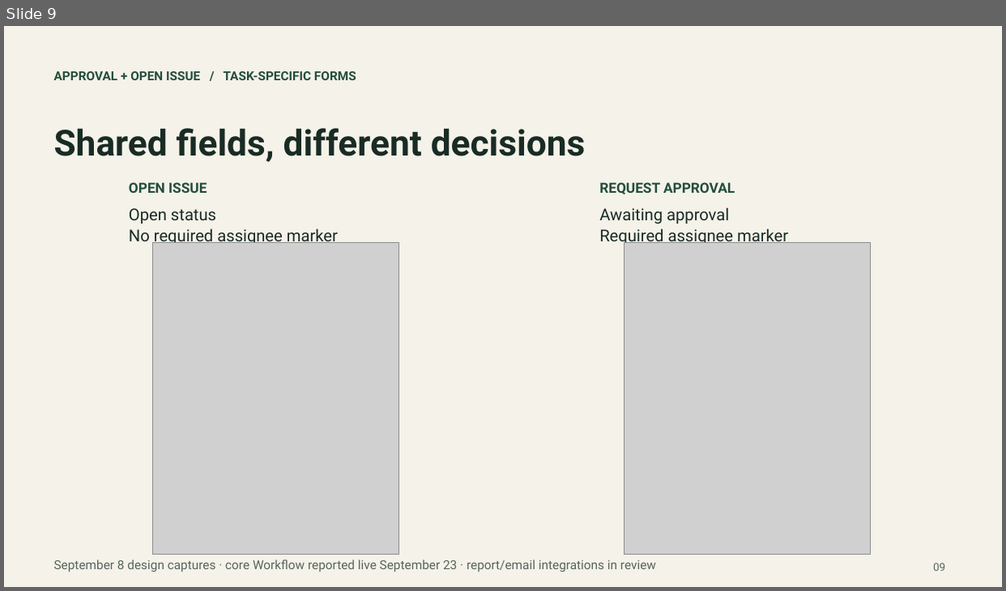
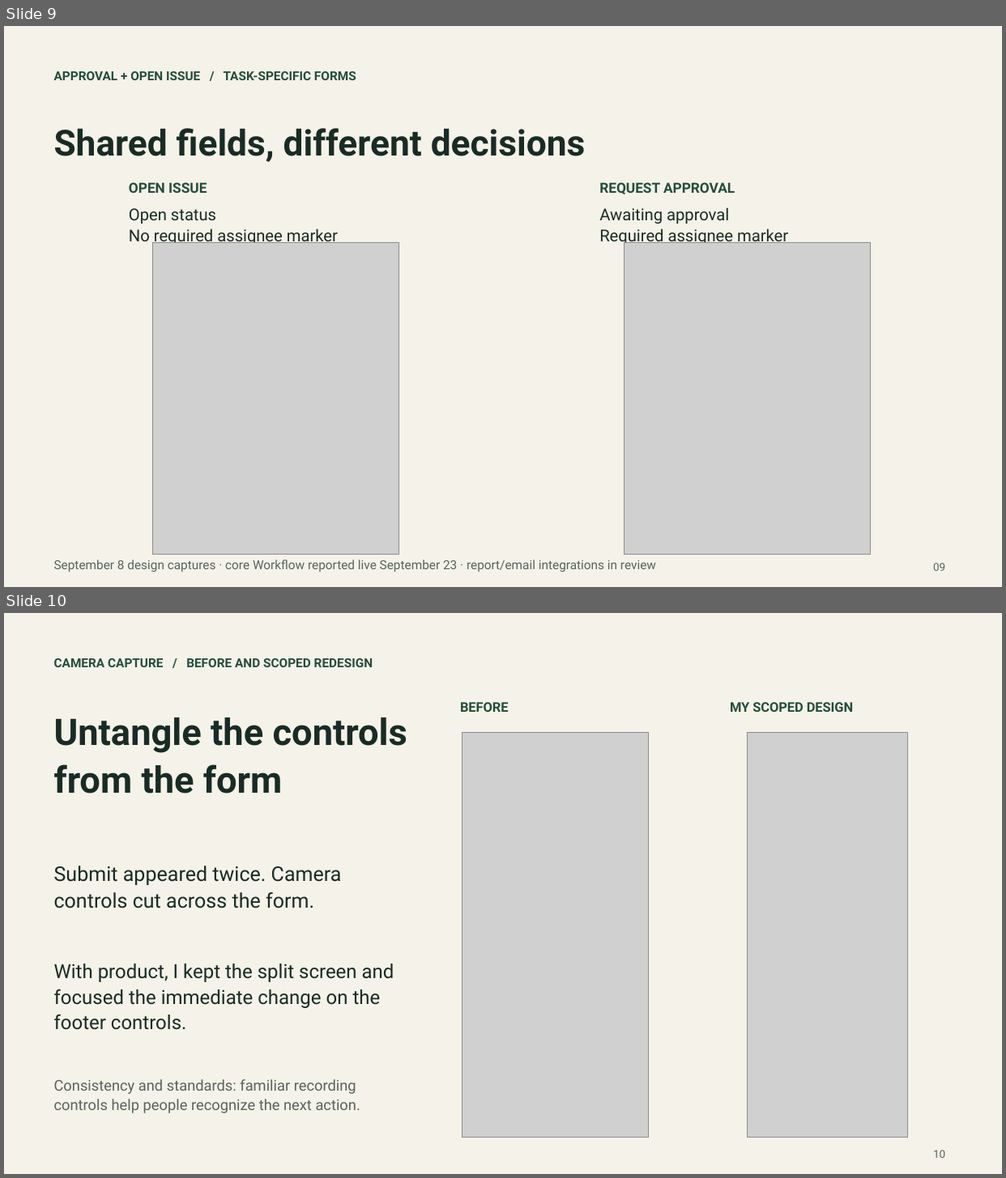
Before and after one commit to JonathanKHobson/portfolio, a slide deck: downloads/design/kyle-hobson-design-deck.pptx. Shown one above the other, each under a label of ours: slide 9 before the commit, slides 9 and 10 after it. The pictures are 1006x591 and 1006x1178 pixels, drawn with LibreOffice and Linux fonts; fonts in the diff are those of the drawing; grey boxes stand for pictures. Boxes give left, top, right and bottom in pixels: in the first picture for what was removed or moved away, otherwise in the second. Text is boxed around its words. In the diff, an @@ line names an element or a change of style, - is before the commit and + after.

Commit message:
Show original evidence and visual sequences in Design cases

```diff
--- a/downloads/design/kyle-hobson-design-deck.pptx
+++ b/downloads/design/kyle-hobson-design-deck.pptx
@@ slide 10 added at [4, 613, 1002, 1174], background #F4F2E9 @@
@@ text added at [54, 658, 373, 667], 12 pt, text #244D3C, bold @@
+CAMERA CAPTURE / BEFORE AND SCOPED REDESIGN
@@ text added at [460, 702, 509, 712], 12.8 pt, text #244D3C, bold @@
+BEFORE
@@ text added at [730, 702, 853, 712], 12.8 pt, text #244D3C, bold @@
+MY SCOPED DESIGN
@@ text added at [54, 717, 407, 794], 35.2 pt, text #192B25, bold @@
+Untangle the controls
+from the form
@@ picture added at [463, 732, 650, 1138] @@
@@ picture added at [748, 732, 908, 1138] @@
@@ text added at [54, 866, 342, 909], 19.5 pt, text #192B25 @@
+Submit appeared twice. Camera controls cut across the form.
@@ text added at [54, 964, 394, 1030], 18.8 pt, text #192B25 @@
+With product, I kept the split screen and focused the immediate change on the footer controls.
@@ text added at [54, 1080, 360, 1114], 14.2 pt, text #58645D @@
+Consistency and standards: familiar recording controls help people recognize the next action.
@@ text added at [933, 1150, 945, 1158], 10.5 pt, text #58645D @@
+10
```
Also in this commit, not shown: 3 slides changed, 2 other slides added, 1 slide removed, 46 other files.
